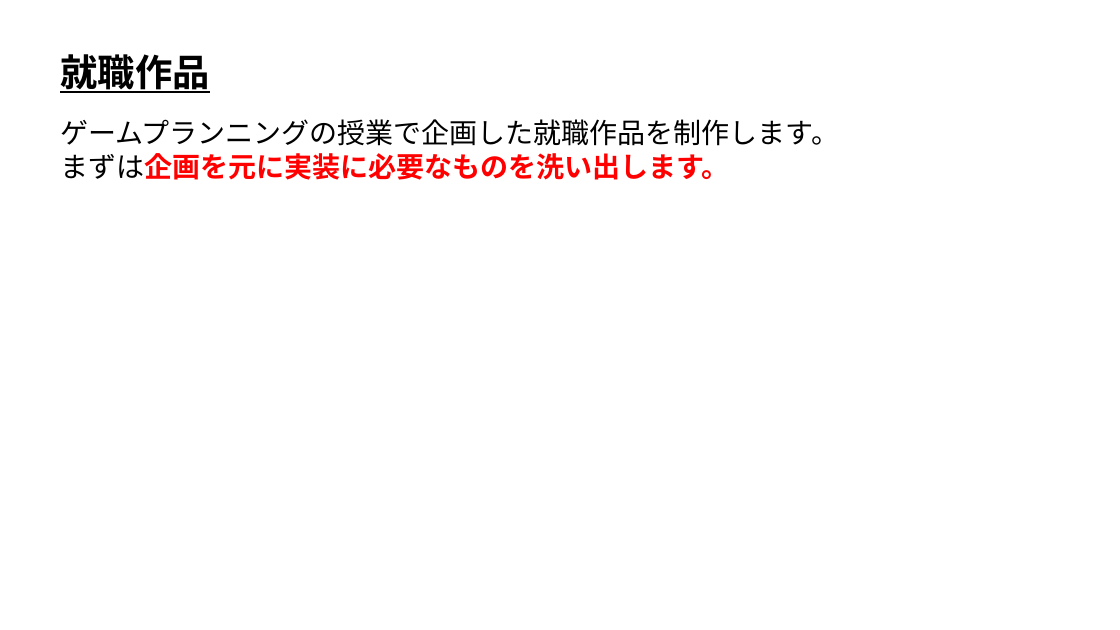
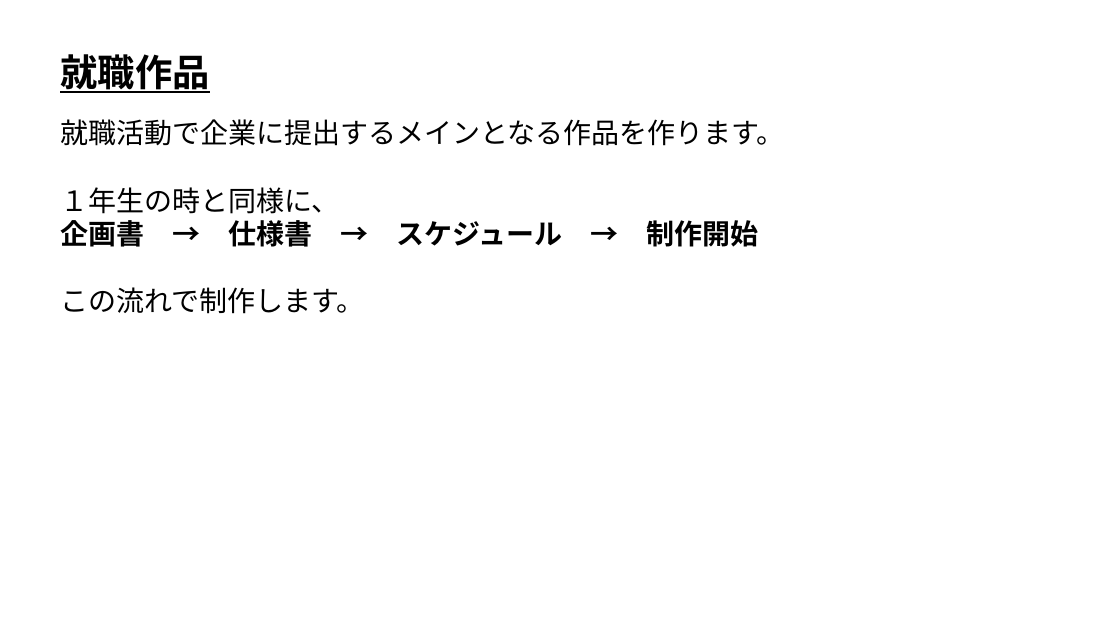
Before and after one commit to ArakiYusuke-Ohara/Textbook, a slide deck: slide 1 of ゲーム科2年/00_前期/ゲーム開発Ⅱ/02_就職作品.pptx. Drawn at 1120x630 pixels with LibreOffice and Linux fonts; fonts in the diff are those of the drawing. Boxes give left, top, right and bottom in pixels: in the first picture for what was removed or moved away, otherwise in the second. Text is boxed around its words. In the diff, an @@ line names an element or a change of style, - is before the commit and + after.

Commit message:
就職作品制作キックオフ作成

```diff
--- a/ゲーム科2年/00_前期/ゲーム開発Ⅱ/02_就職作品.pptx
+++ b/ゲーム科2年/00_前期/ゲーム開発Ⅱ/02_就職作品.pptx
@@ text at (x1=60, y1=119, x2=784, y2=314): text changed @@
-ゲームプランニングの授業で企画した就職作品を制作します。
-まずは企画を元に実装に必要なものを洗い出します。
+就職活動で企業に提出するメインとなる作品を作ります。
+１年生の時と同様に、
+企画書 → 仕様書 → スケジュール → 制作開始
+この流れで制作します。
```
Also in this commit, not shown: 1 other slide changed, 4 slides added, 7 slides removed, 6 other files.
